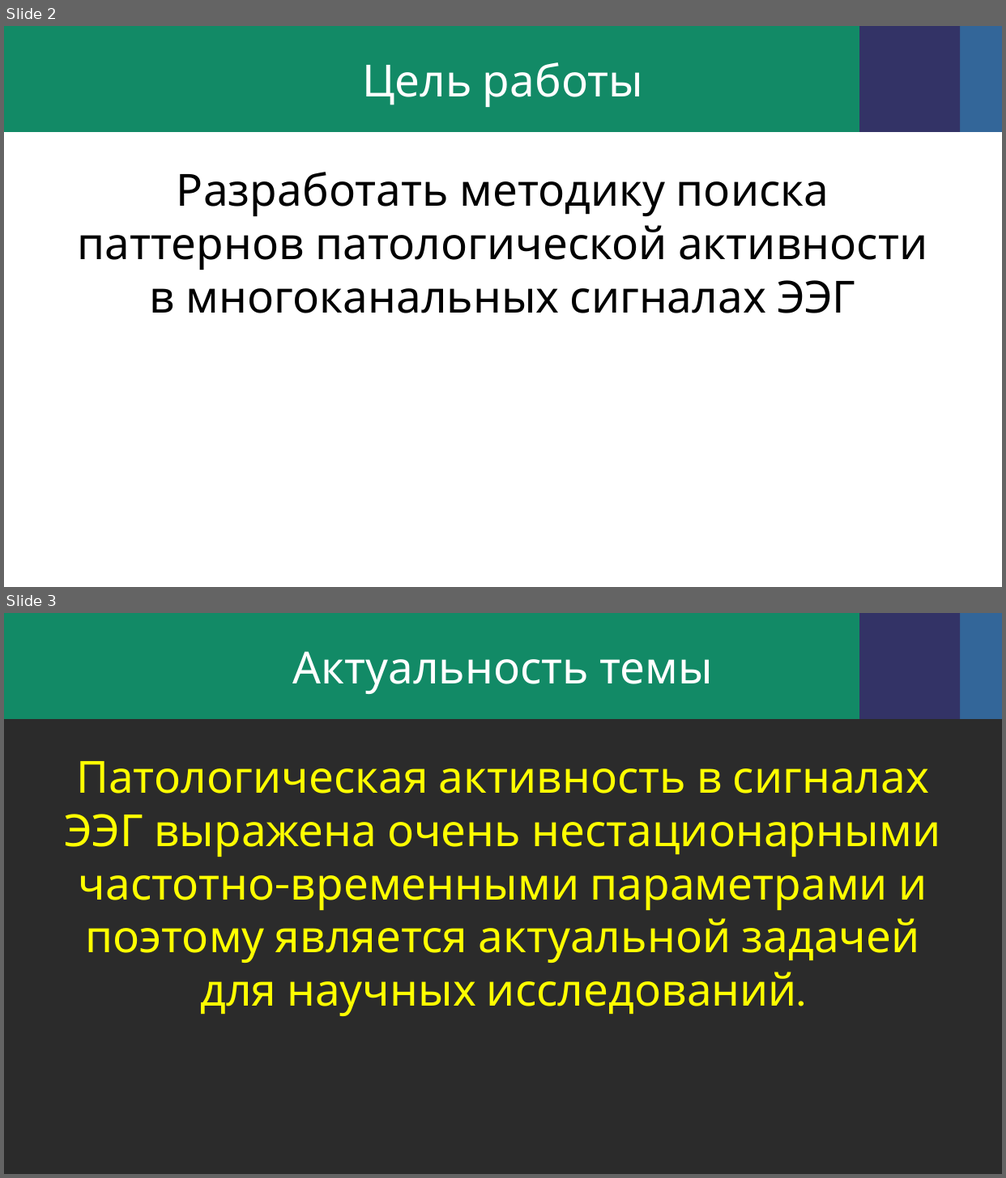
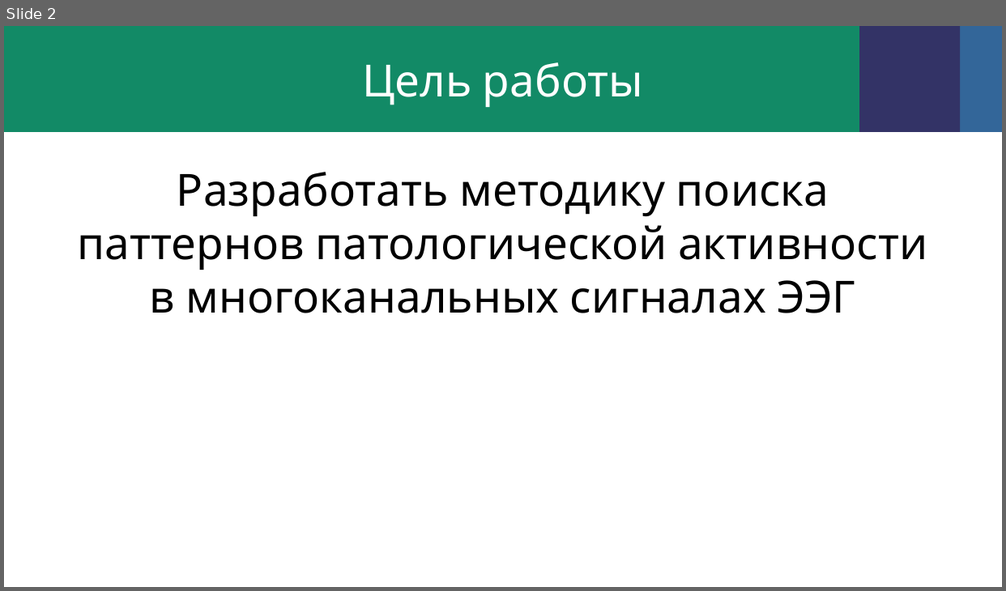
Before and after one commit to dina586/essay_eng, a slide deck: презентация.pptx. Shown one above the other, each under a label of ours: slides 2 and 3 before the commit, slide 2 after it. The pictures are 1006x1178 and 1006x591 pixels, drawn with LibreOffice and Linux fonts; fonts in the diff are those of the drawing; background and template pictures are left out; a plain dark background stands for a picture behind light text. Boxes give left, top, right and bottom in pixels: in the first picture for what was removed or moved away, otherwise in the second. Text is boxed around its words. In the diff, an @@ line names an element or a change of style, - is before the commit and + after.

```diff
--- a/презентация.pptx
+++ b/презентация.pptx
@@ slide 3 removed at [4,613,1002,1174], background picture (left out); not listed: 3 template elements that a slide beside it also shows @@
@@ title removed at [292,651,713,694] @@
-Актуальность темы
@@ text removed at [65,761,940,1016] @@
-Патологическая активность в сигналах ЭЭГ выражена очень нестационарными частотно-временными параметрами и поэтому является актуальной задачей для научных исследований.
```
Also in this commit, not shown: 2 slides changed, 13 slides added, 1 other slide removed, 21 other files.
